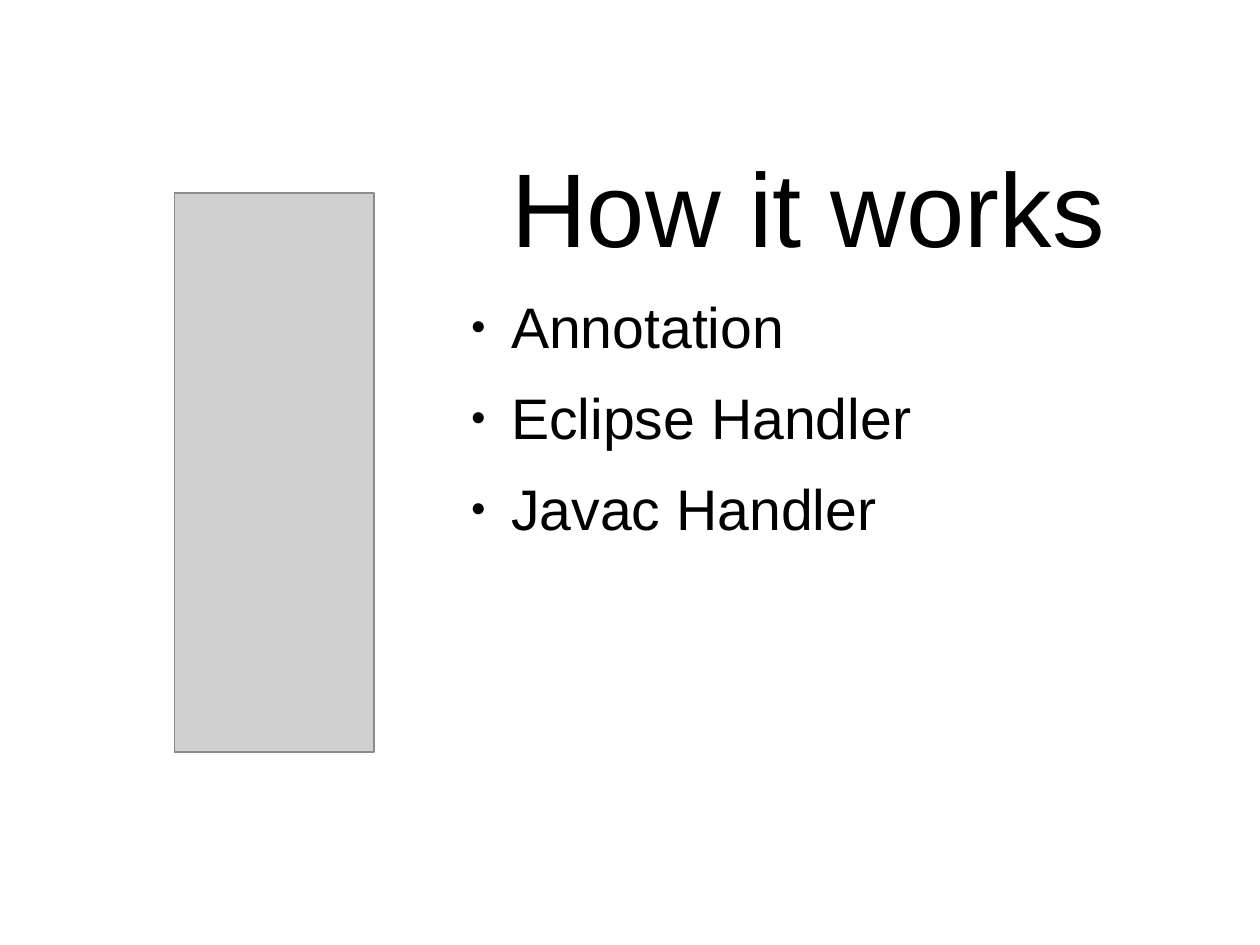
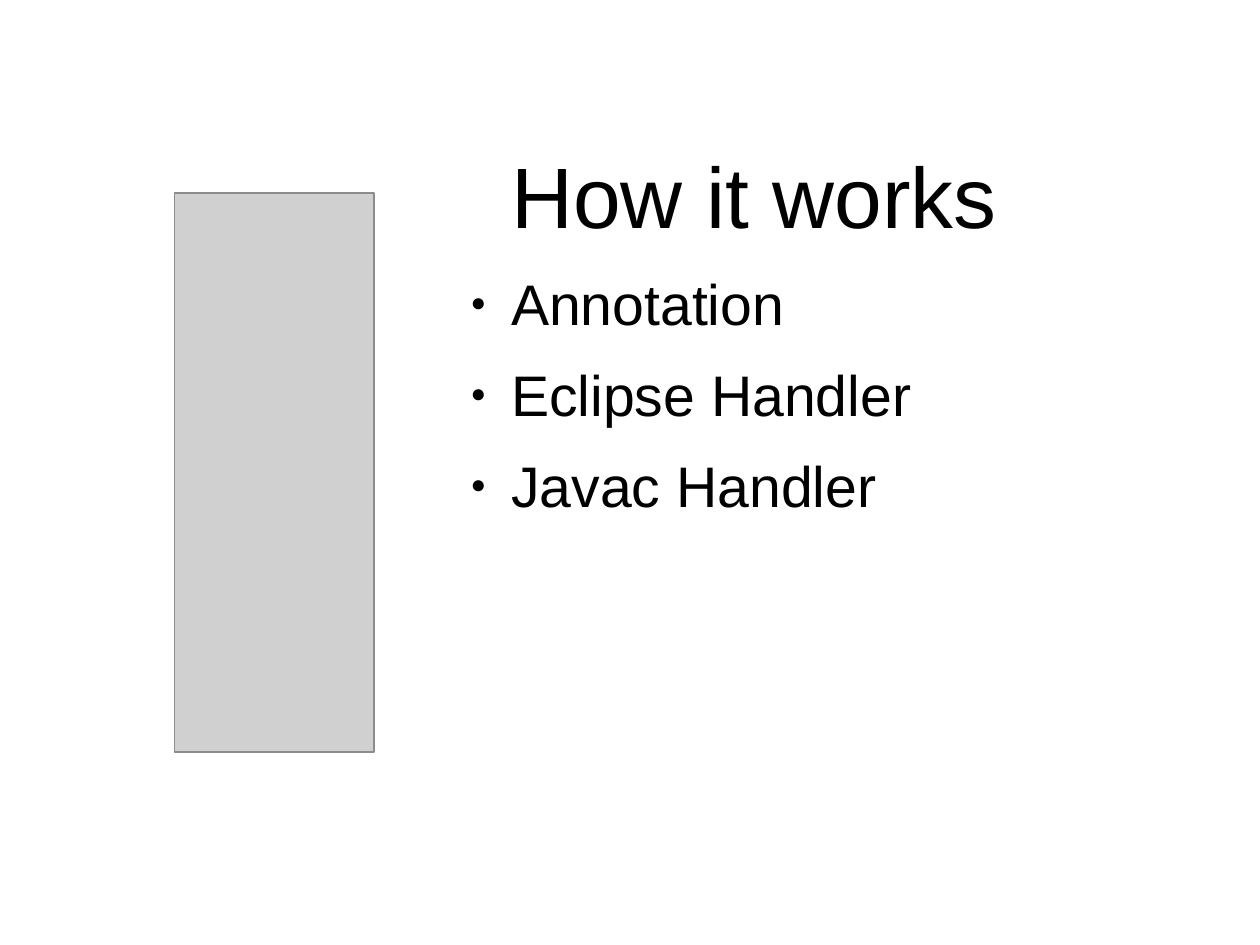
Before and after one commit to HamletDRC/presentations, a slide deck: slide 14 of asttransformations/CodeGeneration_SDC.odp (slide 10 before the commit). Drawn at 1260x945 pixels with LibreOffice and Linux fonts; fonts in the diff are those of the drawing; grey boxes stand for pictures. Boxes give left, top, right and bottom in pixels: in the first picture for what was removed or moved away, otherwise in the second. Text is boxed around its words. In the diff, an @@ line names an element or a change of style, - is before the commit and + after.

```diff
--- a/asttransformations/CodeGeneration_SDC.odp
+++ b/asttransformations/CodeGeneration_SDC.odp
@@ text at [511,166,997,229]: size 66 to 54 pt in "How it works" @@
```
Also in this commit, not shown: 8 other slides changed, 12 slides added, 2 slides removed, 4 other files.
